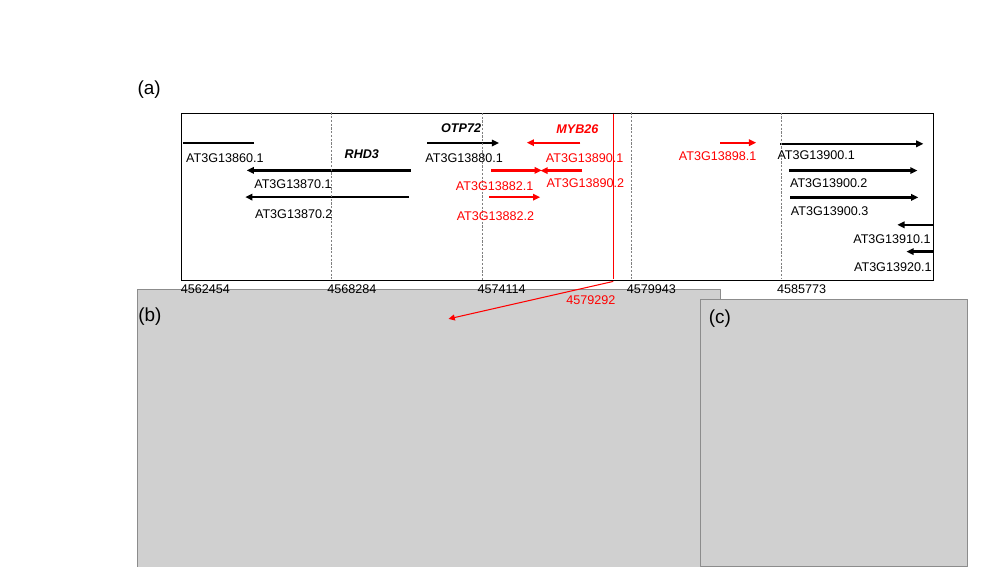
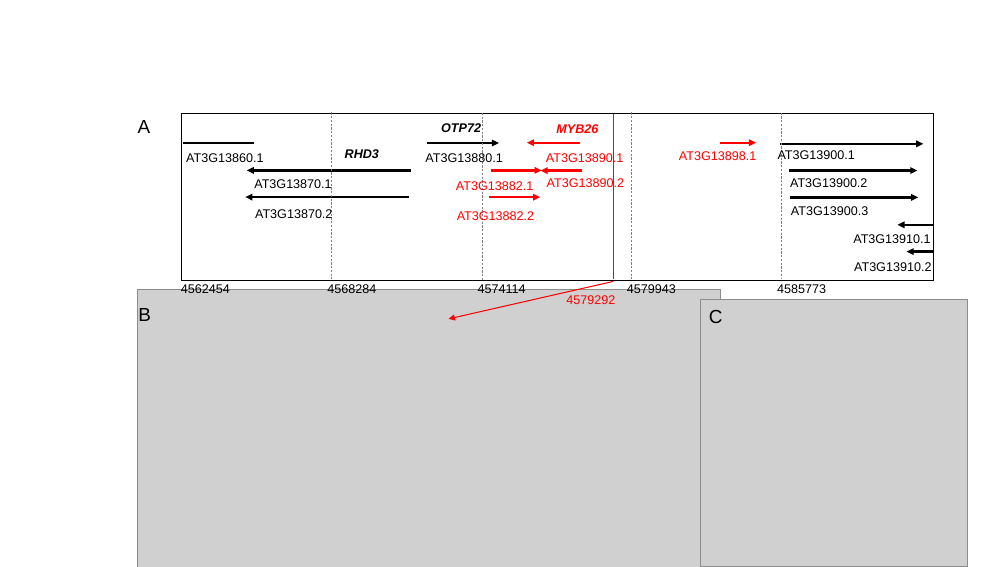
Before and after one commit to yassato/AraAphidGWAS, a slide deck: slide 1 of figures/fig1_comb.pptx. Drawn at 1008x567 pixels with LibreOffice and Linux fonts; fonts in the diff are those of the drawing; grey boxes stand for pictures. Boxes give left, top, right and bottom in pixels: in the first picture for what was removed or moved away, otherwise in the second. Text is boxed around its words. In the diff, an @@ line names an element or a change of style, - is before the commit and + after.

```diff
--- a/figures/fig1_comb.pptx
+++ b/figures/fig1_comb.pptx
@@ text at box(138, 120, 151, 133): text changed @@
-(a)
+A
@@ text at box(854, 262, 931, 271): text changed @@
-AT3G13920.1
+AT3G13910.2
@@ text at box(138, 308, 151, 321): text changed @@
-(b)
+B
@@ text at box(709, 310, 723, 323): text changed @@
-(c)
+C
```
Also in this commit, not shown: 8 other files.
